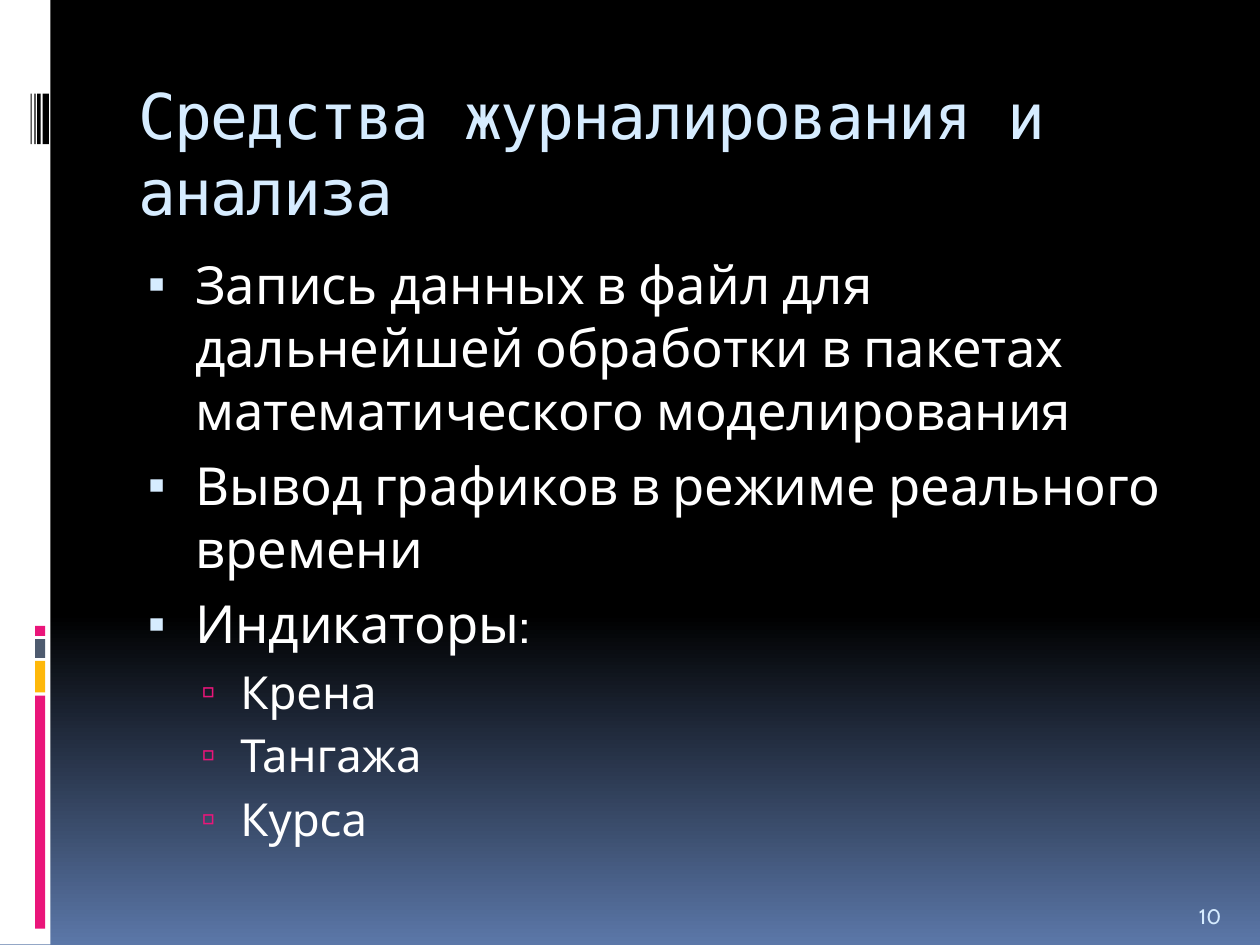
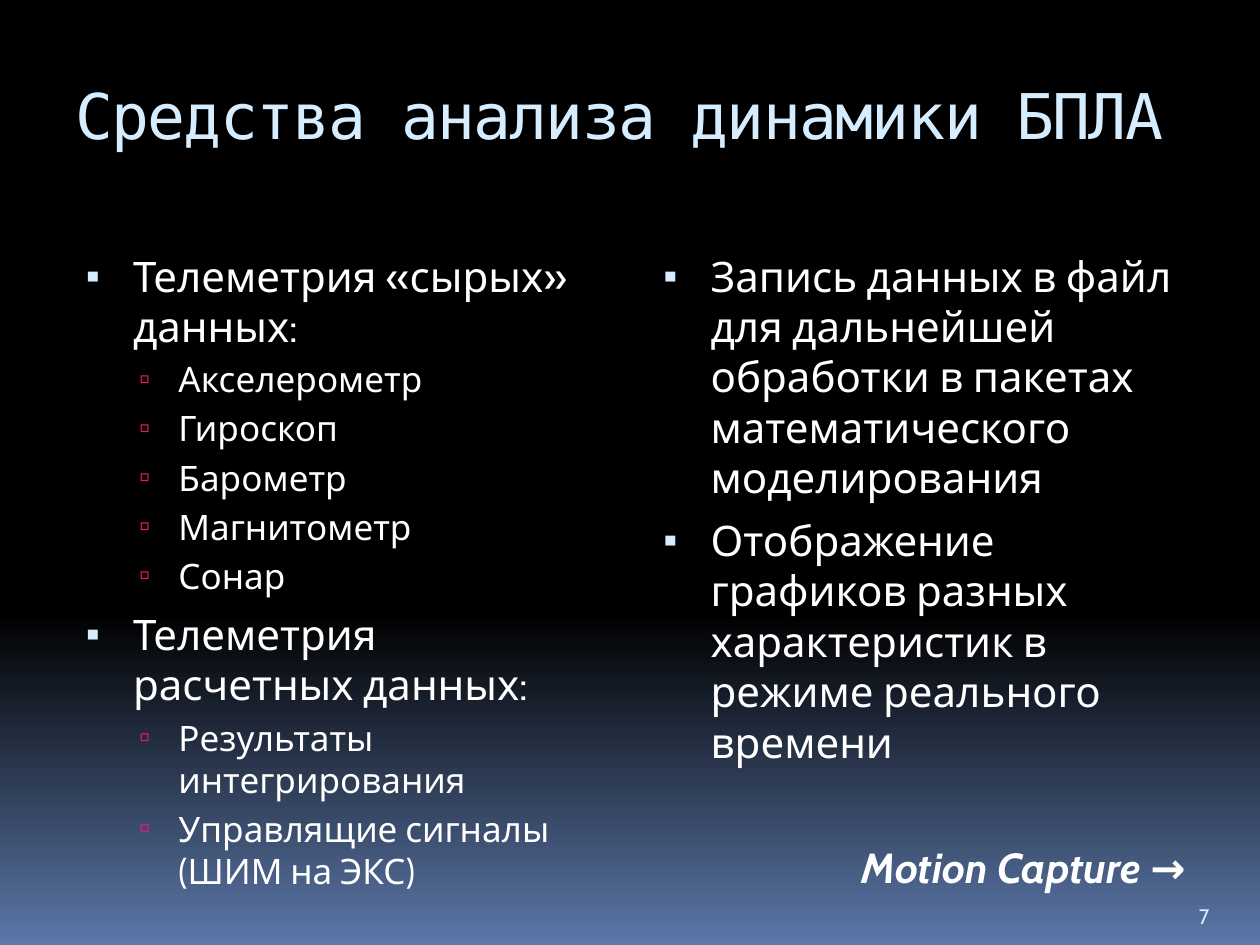
Before and after one commit to Jacobi20/quadro-xds, a slide deck: slide 7 of Docs/Medias2012.pptx (slide 10 before the commit). Drawn at 1260x945 pixels with LibreOffice and Linux fonts; fonts in the diff are those of the drawing. Boxes give left, top, right and bottom in pixels: in the first picture for what was removed or moved away, otherwise in the second. Text is boxed around its words. In the diff, an @@ line names an element or a change of style, - is before the commit and + after.

```diff
--- a/Docs/Medias2012.pptx
+++ b/Docs/Medias2012.pptx
@@ rectangle removed at box(0, 0, 50, 945) @@
@@ rectangle removed at box(30, 93, 32, 144) @@
@@ rectangle removed at box(34, 93, 35, 144) @@
@@ rectangle removed at box(37, 93, 40, 144) @@
@@ rectangle removed at box(43, 93, 49, 144) @@
@@ title at box(75, 92, 1164, 152): text changed @@
-Средства журналирования и анализа
+Средства анализа динамики БПЛА
@@ text added at box(133, 262, 549, 885), 20 pt, text #FFFFFF @@
+▪ Телеметрия «сырых» данных:
+  ▫ Акселерометр
+  ▫ Гироскоп
+  ▫ Барометр
+  ▫ Магнитометр
+  ▫ Сонар
+▪ Телеметрия расчетных данных:
+  ▫ Результаты интегрирования
+  ▫ Управлящие сигналы (ШИМ на ЭКС)
@@ text "Запись данных в файл для ...": place and size @@
-text "Запись данных в файл для ..." at box(195, 264, 1160, 847)
+text "Запись данных в файл для ..." at box(711, 260, 1171, 893)
@@ text at box(711, 260, 1171, 503): size 30 to 24 pt in "Запись данных в файл для дальнейшей обработки ..." @@
@@ text at box(711, 524, 1141, 893): text changed; size 30 to 24 pt @@
-▪ Вывод графиков в режиме реального времени
-▪ Индикаторы:
-  ▫ Крена
-  ▫ Тангажа
-  ▫ Курса
+▪ Отображение графиков разных характеристик в режиме реального времени
+Motion Capture →
@@ rectangle removed at box(35, 626, 45, 636) @@
@@ rectangle removed at box(35, 639, 45, 658) @@
@@ rectangle removed at box(35, 662, 45, 693) @@
@@ rectangle removed at box(35, 696, 45, 929) @@
@@ page number at box(1199, 909, 1210, 924): text changed @@
-10
+7
```
Also in this commit, not shown: 6 other slides changed, 4 slides added, 7 slides removed, 6 other files.
